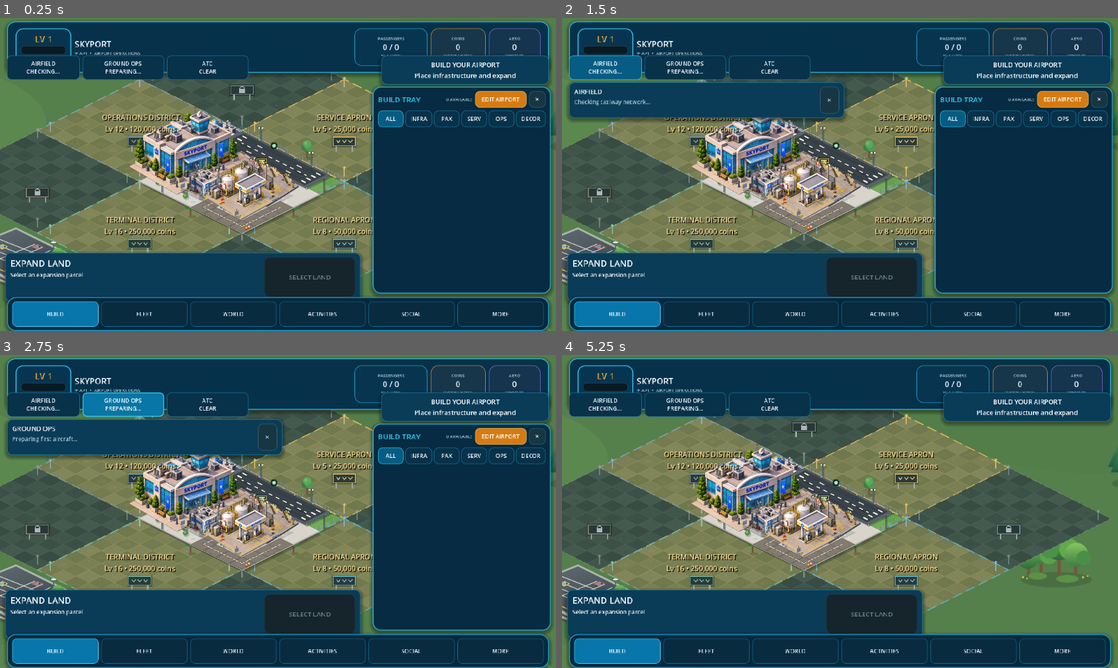
Above: before the commit, frames 1-4 (two rows, left to right).
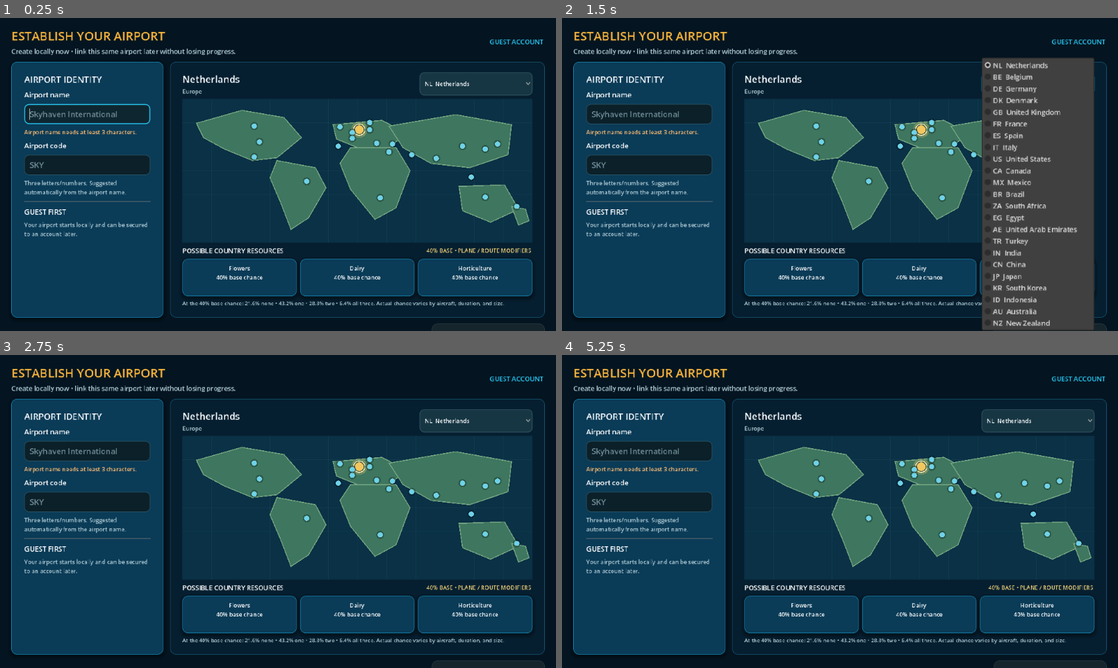
Above: after the commit, the same moments.

Repository: elroynbenjamins/SkyportOnline
Game: Godot game, scene res://src/main/Main.tscn
Same seed, same stepped clock (60 frames per second), same inputs: the game is played once before the commit and once after it.
Inputs (mouse positions are in pixels of both pictures, inside the frame that each line leads up to):
- Up to frame 1 (0.25 s): no input
- Up to frame 2 (1.5 s): click (606, 68) at 0.5 s, where only the run before the commit has a clickable "AIRFIELD CHECKING..."; click (1040, 83) at 1.25 s, where only the run after the commit has a clickable "NL Netherlands"
- Up to frame 3 (2.75 s): click (122, 405) at 2 s, where only the run before the commit has a clickable "GROUND OPS PREPARING..."
- Up to frame 4 (5.25 s): click (767, 405) at 2.75 s, where only the run before the commit has a clickable "ATC CLEAR"; click (828, 436) at 3.5 s, where only the run before the commit has a clickable "✕"; click (1062, 436) at 4.25 s, where only the run before the commit has a clickable "EDIT AIRPORT"; click (1101, 436) at 5 s, where only the run before the commit has a clickable "✕"

The runs differ from the first frame. In frame 1, 76% of the frame differs, in the area x 0-100%, y 0-100%; in frame 2, 83%; in frame 3, 73%; in frame 4, 87%.
Error before the commit: Parse Error: Expected indented block after match pattern block. (res://src/main/ProgressionMain.gd:1646)

Commit message:
Fix Dispatch Activities match indentation

Diff:
--- a/src/main/ProgressionMain.gd
+++ b/src/main/ProgressionMain.gd
@@ -1643,7 +1643,7 @@
 	var dispatch_action := "OPEN DISPATCH"
 	if dispatch_unlocked:
 		match dispatch_status_code:
-				"RUNNING":
+			"RUNNING":
 				dispatch_status = "LIVE • %d PTS • COMBO x%d • %s LEFT" % [
 					int(dispatch.get("score", 0)),
 					int(dispatch.get("combo_count", 0)),
